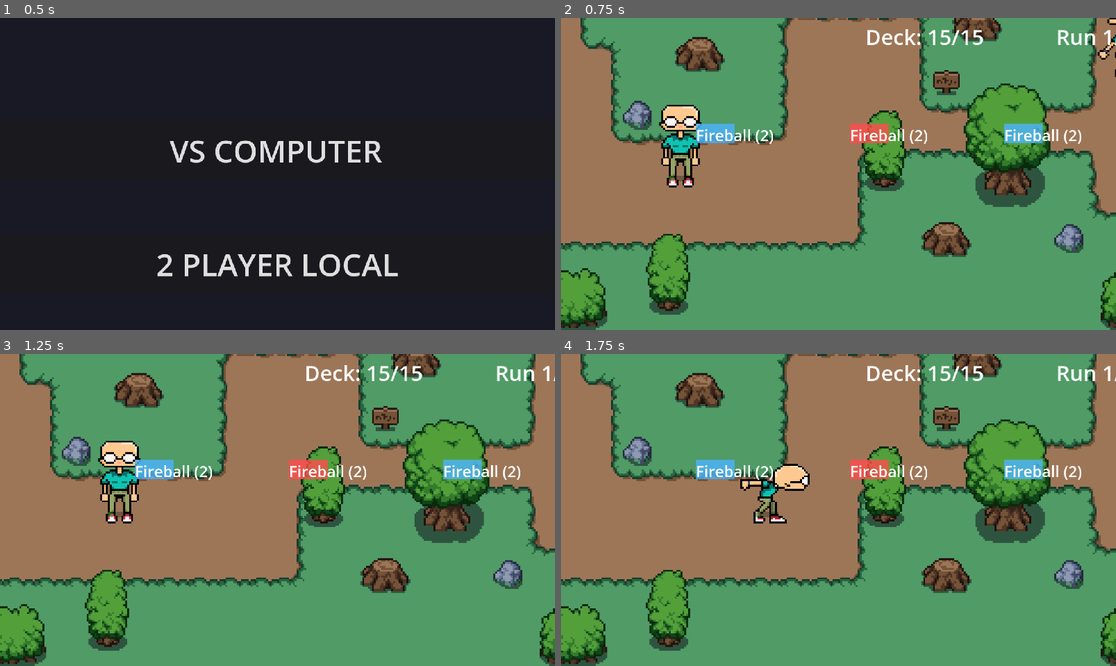
Above: before the commit, frames 1-4 (two rows, left to right).
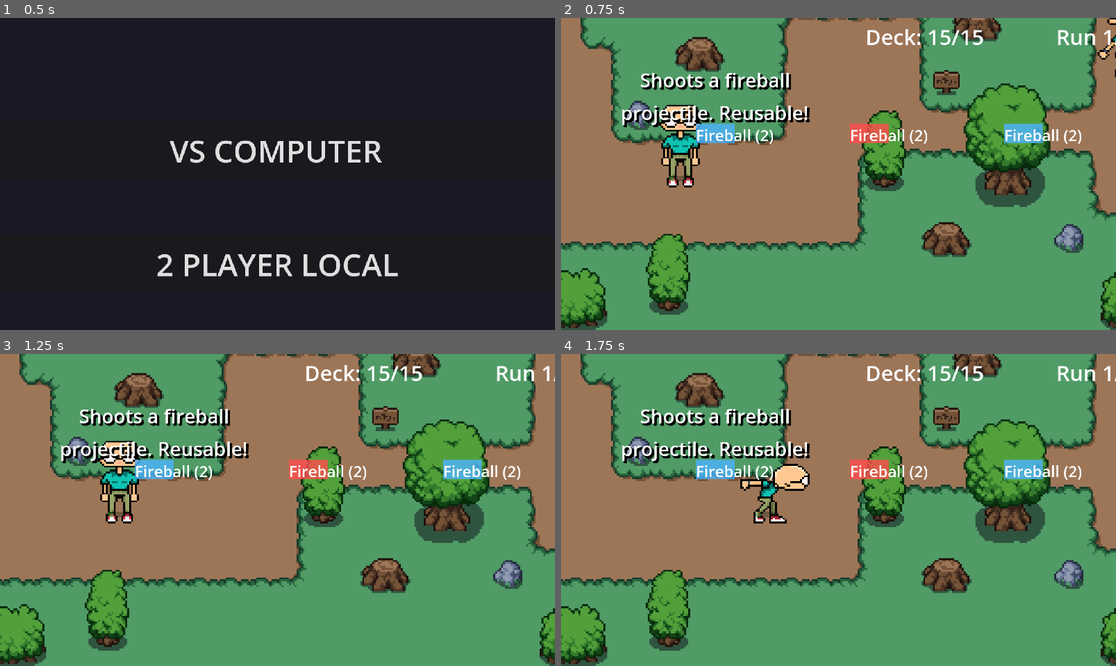
Above: after the commit, the same moments.

Repository: McBoatright/godot-game-project
Game: Godot game, scene res://scenes/main_menu.tscn
Two runs of this game, one before a commit and one after it. Both use one fixed random seed, a clock stepped at 60 frames per second and the inputs below. The engine's default icon, where the game draws it, is replaced by a stand-in: a white triangle on a blue panel in a dark square.
Inputs:
- Up to frame 1 (0.5 s): no input
- Up to frame 2 (0.75 s): click "VS COMPUTER" at 0.5 s
- Up to frame 3 (1.25 s): no input
- Up to frame 4 (1.75 s): tap Enter (ui_accept) at 1.25, 1.52 s; hold Right (ui_right) from 1.28 s (still down); tap E (attack) at 1.35 s

Frame 1 is identical in both runs. In frame 2, 2.2% of the frame differs, in the area x 11-45%, y 17-35%; in frame 3, 2.2%; in frame 4, 2.2%.

Commit message:
Add hover descriptions for spell orbs in river
- Added proximity detection area to spell orbs (40px radius)
- Description label appears above player's spell orbs when nearby
- Descriptions hidden for opponent's red orbs
- Updated spell descriptions to be more informative
- Shield: 'Protects you from 3 damage. One-time use.'
- Fireball: 'Shoots a fireball projectile. Reusable!'

Diff:
--- a/scenes/spell_orb.tscn
+++ b/scenes/spell_orb.tscn
@@ -1,10 +1,13 @@
-[gd_scene load_steps=3 format=3 uid="uid://bvx8qm5g8k7jt"]
+[gd_scene load_steps=4 format=3 uid="uid://bvx8qm5g8k7jt"]
 
 [ext_resource type="Script" path="res://scripts/spell_orb.gd" id="1_spell_orb"]
 [ext_resource type="Texture2D" uid="uid://4q335xxs2p" path="res://Art/icon.svg" id="2_icon"]
 
 [sub_resource type="CircleShape2D" id="CircleShape2D_orb"]
 radius = 12.5
+
+[sub_resource type="CircleShape2D" id="CircleShape2D_proximity"]
+radius = 40.0
 
 [node name="SpellOrb" type="Area2D"]
 collision_layer = 8
@@ -36,3 +39,26 @@
 text = "Spell Name
 5 mana"
 horizontal_alignment = 1
+
+[node name="DescriptionLabel" type="Label" parent="."]
+visible = false
+offset_left = -60.0
+offset_top = -35.0
+offset_right = 60.0
+offset_bottom = -15.0
+theme_override_colors/font_color = Color(1, 1, 1, 1)
+theme_override_colors/font_shadow_color = Color(0, 0, 0, 1)
+theme_override_constants/shadow_offset_x = 1
+theme_override_constants/shadow_offset_y = 1
+theme_override_font_sizes/font_size = 10
+text = "Spell Description"
+horizontal_alignment = 1
+vertical_alignment = 1
+autowrap_mode = 2
+
+[node name="ProximityArea" type="Area2D" parent="."]
+collision_layer = 0
+collision_mask = 2
+
+[node name="ProximityCollision" type="CollisionShape2D" parent="ProximityArea"]
+shape = SubResource("CircleShape2D_proximity")
--- a/scripts/deck_manager.gd
+++ b/scripts/deck_manager.gd
@@ -21,23 +21,23 @@
 	# Fireball: 2 mana, projectile, reusable
 
 	# 8 Shield spells (3 mana)
-	all_spells.append(Spell.new("Shield", 3, "shield", "Blocks 3 damage", 3, false))
-	all_spells.append(Spell.new("Shield", 3, "shield", "Blocks 3 damage", 3, false))
-	all_spells.append(Spell.new("Shield", 3, "shield", "Blocks 3 damage", 3, false))
-	all_spells.append(Spell.new("Shield", 3, "shield", "Blocks 3 damage", 3, false))
-	all_spells.append(Spell.new("Shield", 3, "shield", "Blocks 3 damage", 3, false))
-	all_spells.append(Spell.new("Shield", 3, "shield", "Blocks 3 damage", 3, false))
-	all_spells.append(Spell.new("Shield", 3, "shield", "Blocks 3 damage", 3, false))
-	all_spells.append(Spell.new("Shield", 3, "shield", "Blocks 3 damage", 3, false))
+	all_spells.append(Spell.new("Shield", 3, "shield", "Protects you from 3 damage. One-time use.", 3, false))
+	all_spells.append(Spell.new("Shield", 3, "shield", "Protects you from 3 damage. One-time use.", 3, false))
+	all_spells.append(Spell.new("Shield", 3, "shield", "Protects you from 3 damage. One-time use.", 3, false))
+	all_spells.append(Spell.new("Shield", 3, "shield", "Protects you from 3 damage. One-time use.", 3, false))
+	all_spells.append(Spell.new("Shield", 3, "shield", "Protects you from 3 damage. One-time use.", 3, false))
+	all_spells.append(Spell.new("Shield", 3, "shield", "Protects you from 3 damage. One-time use.", 3, false))
+	all_spells.append(Spell.new("Shield", 3, "shield", "Protects you from 3 damage. One-time use.", 3, false))
+	all_spells.append(Spell.new("Shield", 3, "shield", "Protects you from 3 damage. One-time use.", 3, false))
 
 	# 7 Fireball spells (2 mana)
-	all_spells.append(Spell.new("Fireball", 2, "projectile", "Fire a rock projectile", 2, true))
-	all_spells.append(Spell.new("Fireball", 2, "projectile", "Fire a rock projectile", 2, true))
-	all_spells.append(Spell.new("Fireball", 2, "projectile", "Fire a rock projectile", 2, true))
-	all_spells.append(Spell.new("Fireball", 2, "projectile", "Fire a rock projectile", 2, true))
-	all_spells.append(Spell.new("Fireball", 2, "projectile", "Fire a rock projectile", 2, true))
-	all_spells.append(Spell.new("Fireball", 2, "projectile", "Fire a rock projectile", 2, true))
-	all_spells.append(Spell.new("Fireball", 2, "projectile", "Fire a rock projectile", 2, true))
+	all_spells.append(Spell.new("Fireball", 2, "projectile", "Shoots a fireball projectile. Reusable!", 2, true))
+	all_spells.append(Spell.new("Fireball", 2, "projectile", "Shoots a fireball projectile. Reusable!", 2, true))
+	all_spells.append(Spell.new("Fireball", 2, "projectile", "Shoots a fireball projectile. Reusable!", 2, true))
+	all_spells.append(Spell.new("Fireball", 2, "projectile", "Shoots a fireball projectile. Reusable!", 2, true))
+	all_spells.append(Spell.new("Fireball", 2, "projectile", "Shoots a fireball projectile. Reusable!", 2, true))
+	all_spells.append(Spell.new("Fireball", 2, "projectile", "Shoots a fireball projectile. Reusable!", 2, true))
+	all_spells.append(Spell.new("Fireball", 2, "projectile", "Shoots a fireball projectile. Reusable!", 2, true))
 
 	print("Deck initialized with ", all_spells.size(), " spells")
 
--- a/scripts/spell_orb.gd
+++ b/scripts/spell_orb.gd
@@ -9,6 +9,8 @@
 @onready var sprite: Sprite2D = $Sprite2D
 @onready var color_rect: ColorRect = $ColorRect
 @onready var label: Label = $Label
+@onready var description_label: Label = $DescriptionLabel
+@onready var proximity_area: Area2D = $ProximityArea
 
 # Colors for different orb types
 const PLAYER_ORB_COLOR = Color(0.3, 0.7, 1.0, 0.8)  # Light blue
@@ -20,6 +22,11 @@
 
 	# Connect pickup signal
 	body_entered.connect(_on_body_entered)
+
+	# Connect proximity detection for description
+	if proximity_area:
+		proximity_area.body_entered.connect(_on_proximity_entered)
+		proximity_area.body_exited.connect(_on_proximity_exited)
 
 	# Set visual appearance
 	update_visual()
@@ -49,6 +56,20 @@
 	if label:
 		label.text = spell.spell_name + " (" + str(spell.mana_cost) + ")"
 
+	# Set description (but keep it hidden until player is near)
+	if description_label and spell.description:
+		description_label.text = spell.description
+
+
+func _on_proximity_entered(body: Node2D):
+	# Show description when player gets close, but only for player orbs
+	if body.name == "player" and description_label and is_player_orb:
+		description_label.visible = true
+
+func _on_proximity_exited(body: Node2D):
+	# Hide description when player leaves
+	if body.name == "player" and description_label and is_player_orb:
+		description_label.visible = false
 func _on_body_entered(_body: Node2D):
 	# Don't auto-pickup - player must press button near orb
 	# Just track that player is nearby
